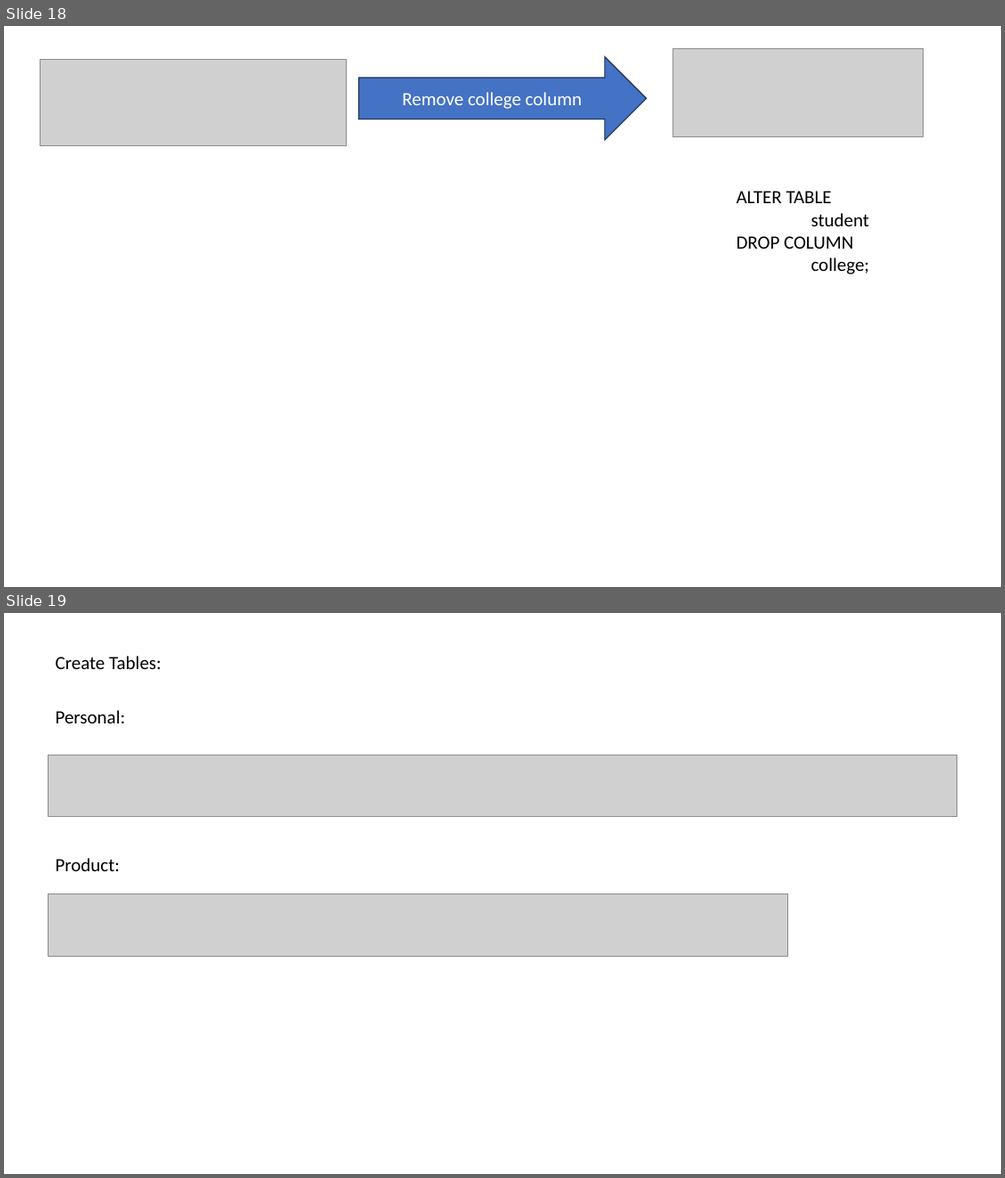
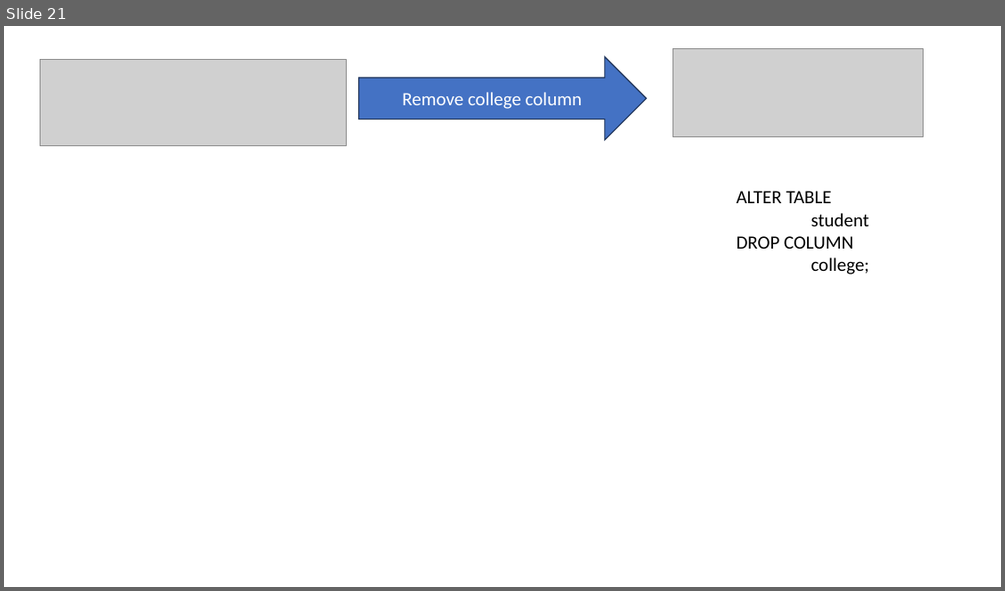
Before and after one commit to venkatyashwanth/mysql_notes, a slide deck: SQL.pptx. Shown one above the other, each under a label of ours: slides 18 and 19 before the commit, slide 21 after it. The pictures are 1005x1178 and 1005x591 pixels, drawn with LibreOffice and Linux fonts; fonts in the diff are those of the drawing; grey boxes stand for pictures. Boxes give left, top, right and bottom in pixels: in the first picture for what was removed or moved away, otherwise in the second. Text is boxed around its words. In the diff, an @@ line names an element or a change of style, - is before the commit and + after.

```diff
--- a/SQL.pptx
+++ b/SQL.pptx
@@ slide 19 removed at (4,613,1001,1174), background #FFFFFF @@
@@ text removed at (56,656,162,669) @@
-Create Tables:
@@ text removed at (56,710,126,723) @@
-Personal:
@@ picture removed at (48,755,957,817) @@
@@ text removed at (56,858,120,871) @@
-Product:
@@ picture removed at (48,893,788,957) @@
@@ what was slide 18 is now slide 21 @@
```
Also in this commit, not shown: 6 slides changed, 4 slides added, 1 other slide removed, 1 other file.
